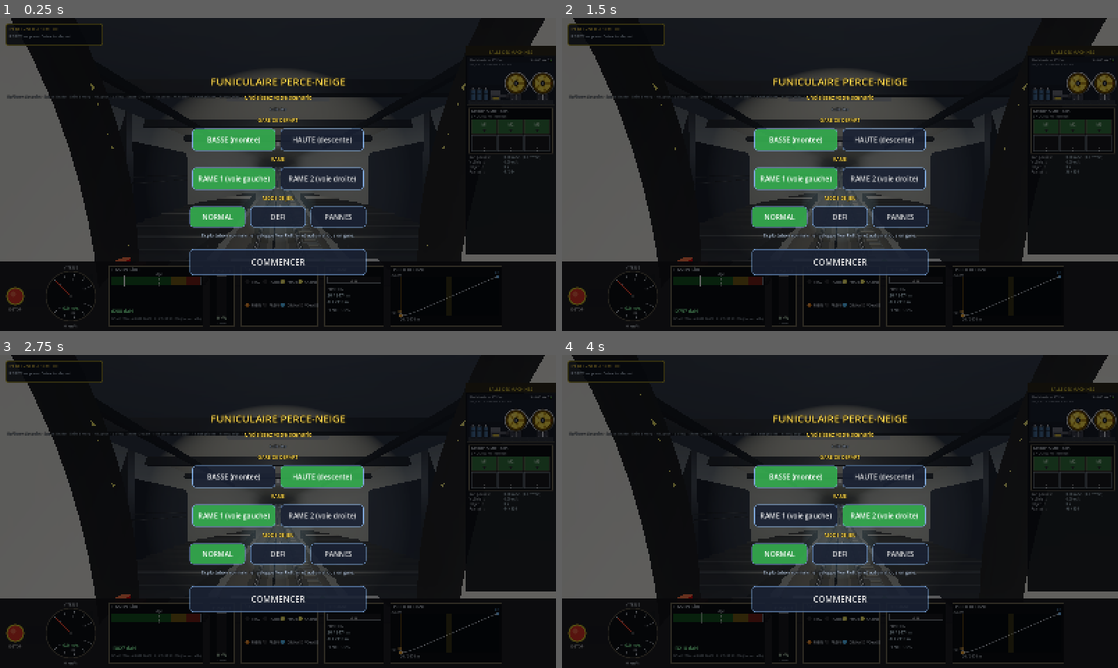
Above: before the commit, frames 1-4 (two rows, left to right).
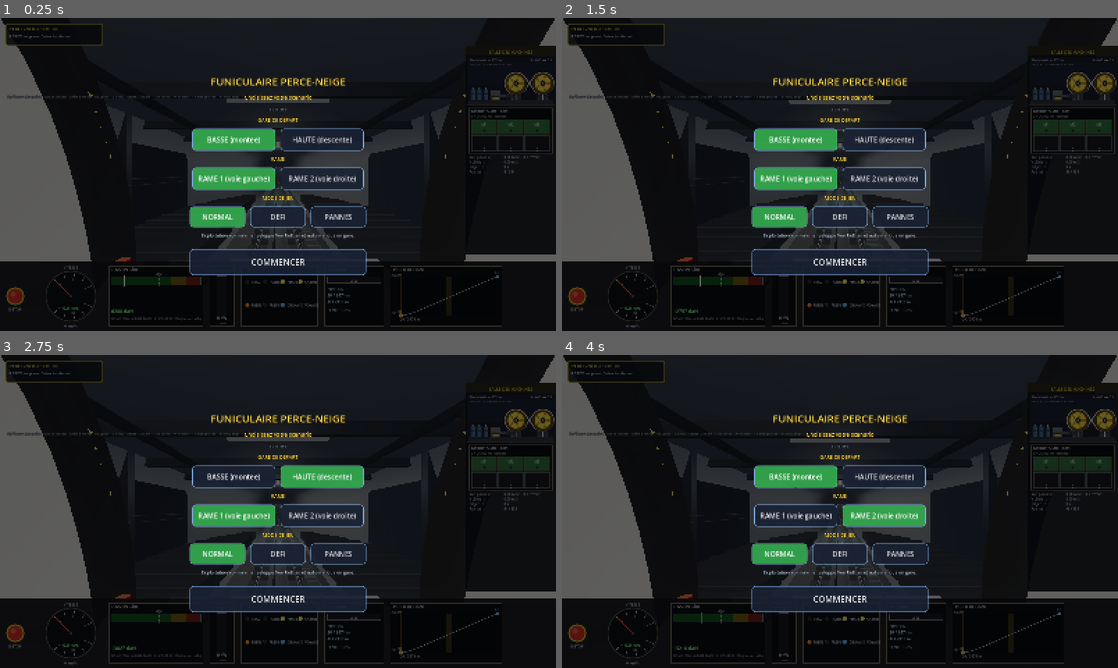
Above: after the commit, the same moments.

Repository: ARP273-ROSE/perce-neige-sim
Game: Godot game, scene res://scenes/main.tscn
Two runs of this game, one before a commit and one after it. Both use one fixed random seed, a clock stepped at 60 frames per second and the inputs below. Sound files missing from this copy of the repository are replaced by a short silence.
Inputs:
- Up to frame 1 (0.25 s): no input
- Up to frame 2 (1.5 s): click "NORMAL" at 0.5 s; click "NORMAL" at 1.25 s
- Up to frame 3 (2.75 s): click "BASSE (montee)" at 2 s
- Up to frame 4 (4 s): click "HAUTE (descente)" at 2.75 s; click "RAME 1 (voie gauche)" at 3.5 s

The runs differ from the first frame. In frame 1, 4.5% of the frame differs, in the area x 0-100%, y 0-78%; in frame 2, 4.8%; in frame 3, 4.5%; in frame 4, 4.4%.

Commit message:
v1.15.38 — rame sans tremblement, phares sans éblouissement
- Trajectoire : transform_at lit une B-spline cubique uniforme (nœuds tous
  les 1 m, moyennés sur 0,4 m) au lieu de Curve3D.sample_baked, dont les
  points précuits ondulaient de quelques mm : accélération apparente à
  12 m/s 18 → 1,2 m/s², tangage parasite 0,36 → 0,04 °/s.
- Caméra, phares et poste de conduite portés par la voiture de tête (la
  caméra bougeait de 39 cm par rapport à la caisse dans les courbes).
- Phare avant : énergie 14 → 5, cône 38 → 32°, faisceau homogène,
  atténuation 0,8, braqué 6° vers la voie ; centre de l'image −65 %.
- Salle des machines : angle des roues et phase du câble ramenés dans leur
  période (précision des flottants 32 bits au ralenti) ; lancer de rayon de
  la caméra refait seulement si la vue bouge (4,7 → 3,2 ms par image).
- Outils : shot_phares.gd, tests/web_vue_machines.py ; banc salle des
  machines : phase et angle bornés.

Diff:
--- a/godot_project/bench_salle_machines_3d.gd
+++ b/godot_project/bench_salle_machines_3d.gd
@@ -211,8 +211,18 @@
 	var ph0: float = float(mr._cable_mat.get_shader_parameter("cable_phase"))
 	mr.update_rotation(2.0, 0.25)
 	var ph1: float = float(mr._cable_mat.get_shader_parameter("cable_phase"))
-	ok = _check("câble de la salle animé", absf(ph1 - ph0 - 0.5) < 1e-4,
-		"phase %.3f → %.3f pour 2 m/s × 0,25 s" % [ph0, ph1]) and ok
+	var dph: float = fposmod(ph1 - ph0 - 0.5 + 0.01, MachineRoomBuilder.CABLE_STRAND_PITCH) - 0.01
+	ok = _check("câble de la salle animé", absf(dph) < 1e-4,
+		"phase %.3f → %.3f pour 2 m/s × 0,25 s (modulo le pas %.2f m)" % [ph0, ph1,
+			MachineRoomBuilder.CABLE_STRAND_PITCH]) and ok
+	# angle et phase restent dans une période après des heures de marche
+	# (précision des flottants 32 bits envoyés au GPU, retour du 01/10)
+	for k in range(20000):
+		mr.update_rotation(12.0, 1.0 / 60.0)
+	var ph2: float = float(mr._cable_mat.get_shader_parameter("cable_phase"))
+	ok = _check("angle et phase bornés", absf(mr._angle) <= PI and ph2 >= 0.0
+		and ph2 < MachineRoomBuilder.CABLE_STRAND_PITCH,
+		"après 4 km : angle %.3f rad, phase %.3f m" % [mr._angle, ph2]) and ok
 	# sens de rotation selon la rame et le sens de marche (retour du 30/09) :
 	# la roue aval tourne sommet vers la salle (v_rame1 > 0) quand la rame 1
 	# monte, que l'on conduise la rame 1 (qui monte) ou la rame 2 (qui descend)
--- a/godot_project/scripts/cabin.gd
+++ b/godot_project/scripts/cabin.gd
@@ -49,6 +49,7 @@
 var _pax_shown: Array = []      # par voiture : nombre affiché
 var _head_glow: float = 0.0     # phares halogènes : 0 éteint → 1 plein feu
 var _head_mat: StandardMaterial3D = null
+var head_energy: float = 5.0    # énergie du phare avant à plein feu (14 avant le 01/10)
 @export var train_number: int = 1
 var _prev_v_for_acc: float = 0.0   # vitesse à la frame précédente pour calcul accel
 
@@ -256,9 +257,6 @@
 
 
 func _build_interior() -> void:
-	interior_root = Node3D.new()
-	interior_root.name = "Interior"
-	add_child(interior_root)
 	var car_len: float = train_length / float(car_count)
 	for idx in range(car_count):
 		var n: Node3D = Node3D.new()
@@ -266,6 +264,15 @@
 		n.position = Vector3(0.0, 0.0, (float(idx) - (car_count - 1) * 0.5) * car_len)
 		add_child(n)
 		_interior_cars.append(n)
+	# Poste de conduite (pupitre, siège, moniteur…) : coordonnées dans le
+	# repère de la rame, mais porté par la VOITURE DE TÊTE, comme la caméra
+	# et la coque (retour du 01/10) — accroché au centre de la rame, il
+	# bougeait par rapport au pare-brise dans les courbes et les changements
+	# de pente.
+	interior_root = Node3D.new()
+	interior_root.name = "Interior"
+	interior_root.position = Vector3(0.0, 0.0, -(_interior_cars[0] as Node3D).position.z)
+	(_interior_cars[0] as Node3D).add_child(interior_root)
 	_build_floor_ceiling()
 	_build_console_pupitre()     # pupitre Von Roll fin (tube horizontal blanc)
 	_build_cockpit_extras()      # coups-de-poing, étiquettes, horloge, panneau latéral
@@ -1245,16 +1252,23 @@
 	headlight_front = SpotLight3D.new()
 	headlight_front.name = "HeadlightFront"
 	headlight_front.position = Vector3(0.0, 0.70, -train_length * 0.5 + 0.3)
-	headlight_front.rotation = Vector3(0.0, 0.0, 0.0)
+	# Retour du 01/10 : « le halo central des phares fait un reflet
+	# aveuglant ». Le phare (énergie 14, cône de 38° centré sur l'axe,
+	# atténuation 0,4 : presque aucune perte avec la distance) surexposait
+	# le fond du tunnel pile au point de fuite. Réglé sur captures (vue
+	# cabine à 1 300 m, shot_phares.gd) : énergie 5, faisceau plus homogène
+	# (1,8), atténuation 0,8, cône 32°, braqué 6° vers la voie comme un vrai
+	# phare — luminance au centre de l'image −65 %, la voie reste éclairée.
+	headlight_front.rotation = Vector3(deg_to_rad(-6.0), 0.0, 0.0)
 	headlight_front.light_color = Color(1.0, 0.95, 0.80)
-	headlight_front.light_energy = 14.0
+	headlight_front.light_energy = head_energy
 	headlight_front.spot_range = 280.0
-	headlight_front.spot_angle = 38.0
-	headlight_front.spot_angle_attenuation = 0.5
-	headlight_front.spot_attenuation = 0.4
+	headlight_front.spot_angle = 32.0
+	headlight_front.spot_angle_attenuation = 1.8
+	headlight_front.spot_attenuation = 0.8
 	headlight_front.shadow_enabled = false
 	headlight_front.visible = true  # allumés par défaut
-	add_child(headlight_front)
+	_attach_to_front_car(headlight_front, headlight_front.position)
 
 	# Phares arrière (positon = +Z, look toward +Z)
 	headlight_rear = SpotLight3D.new()
@@ -1267,7 +1281,7 @@
 	headlight_rear.spot_angle = 45.0
 	headlight_rear.shadow_enabled = false
 	headlight_rear.visible = true
-	add_child(headlight_rear)
+	_attach_to_car(headlight_rear, car_count - 1, headlight_rear.position)
 
 	# Lumière cabine intérieure (ambient jaune chaud)
 	interior_light = OmniLight3D.new()
@@ -1279,6 +1293,24 @@
 	interior_light.shadow_enabled = false
 	interior_light.visible = true
 	add_child(interior_light)
+
+
+## Accroche `n` à la voiture `idx` (repère intérieur, qui suit la caisse
+## posée sur ses deux bogies), `pos_rame` étant donné dans le repère de la
+## rame entière. Sans intérieur (rame d'en face), reste sur la rame.
+func _attach_to_car(n: Node3D, idx: int, pos_rame: Vector3) -> void:
+	if idx < 0 or idx >= _interior_cars.size():
+		n.position = pos_rame
+		add_child(n)
+		return
+	var car_len: float = train_length / float(car_count)
+	var z_c: float = (float(idx) - (car_count - 1) * 0.5) * car_len
+	n.position = pos_rame - Vector3(0.0, 0.0, z_c)
+	(_interior_cars[idx] as Node3D).add_child(n)
+
+
+func _attach_to_front_car(n: Node3D, pos_rame: Vector3) -> void:
+	_attach_to_car(n, 0, pos_rame)
 
 
 func _build_camera() -> void:
@@ -1296,9 +1328,12 @@
 	# encore à 2,1 m de la vitre. Le vrai conducteur est à ~1 m : caméra à
 	# 1,1 m du nez, pupitre 0,65 m devant, champ vertical 70° (la vitre de
 	# 1,64 × 1,8 m couvre ±37° en largeur, tout le champ en hauteur).
-	camera_fpv.position = Vector3(0.0, 0.85, -train_length * 0.5 + 1.1)
-	camera_fpv.rotation = Vector3(0.0, 0.0, 0.0)
-	add_child(camera_fpv)
+	# Portée par la VOITURE DE TÊTE (retour du 01/10 : « tremblements de la
+	# rame ») : accrochée au centre de la rame, elle suivait la tangente
+	# prise 15 m en arrière et se déplaçait par rapport au pupitre (jusqu'à
+	# 39 cm en travers dans les courbes, 9 cm en hauteur) ; tout écart
+	# d'orientation était multiplié par ce bras de levier.
+	_attach_to_front_car(camera_fpv, Vector3(0.0, 0.85, -train_length * 0.5 + 1.1))
 
 	# Caméra extérieure — VRAIE orbitale autour de la rame (retour d'essai
 	# 2026-07-24 : « cette vue est fixe ») : yaw/pitch/distance pilotés au
@@ -1532,7 +1567,7 @@
 	_head_mat.emission_energy_multiplier = 5.0 * g * g + 0.4 * g
 	_head_mat.albedo_color = Color(0.10, 0.10, 0.11).lerp(Color(1.0, 0.96, 0.85), g)
 	if headlight_front != null:
-		headlight_front.light_energy = 14.0 * g * g
+		headlight_front.light_energy = head_energy * g * g
 		headlight_front.visible = g > 0.01
 
 
--- a/godot_project/scripts/machine_room_builder.gd
+++ b/godot_project/scripts/machine_room_builder.gd
@@ -93,6 +93,9 @@
 var _spin_b: Node3D = null
 var _angle: float = 0.0
 var _cable_phase: float = 0.0
+# pas du toronnage dans cable_shader.gdshader (strand_pitch) : le motif du
+# câble se répète à l'identique tous les CABLE_STRAND_PITCH mètres
+const CABLE_STRAND_PITCH: float = 0.45
 var _cable_mat: ShaderMaterial = null
 var _mats: Dictionary = {}
 
@@ -889,10 +892,17 @@
 		return
 	# rotation autour de +x : un angle positif amène le sommet vers −s ; la
 	# roue aval tourne sommet vers la salle quand le brin gauche y entre.
-	_angle -= v_cable / R * delta
+	# Angle et phase RAMENÉS dans une période (retour du 01/10 : « au
+	# ralenti à l'arrivée, la rotation n'est pas complètement fluide ») :
+	# accumulés sans fin (≈ 1 700 rad et 3,5 km par trajet), ils passaient
+	# au processeur graphique en flottants 32 bits, dont le pas vaut
+	# 2,4·10⁻⁴ rad à 3 000 rad — 15 % du pas d'une image à 0,2 m/s — et les
+	# torons du câble sautillaient de même. Une période entière ne change
+	# rien à l'image : 2π pour les roues, le pas du toronnage pour le câble.
+	_angle = wrapf(_angle - v_cable / R * delta, -PI, PI)
 	# le câble défile au même pas que la jante (brin de la rame 1 vers la
 	# roue aval quand v_cable > 0) — il avait l'air figé (retour du 30/09)
-	_cable_phase += v_cable * delta
+	_cable_phase = fposmod(_cable_phase + v_cable * delta, CABLE_STRAND_PITCH)
 	if _cable_mat != null:
 		_cable_mat.set_shader_parameter("cable_phase", _cable_phase)
 	var base_a: Transform3D = _local_xf(_spin_a.get_meta("x", 0.0), A_Y, A_S)
--- a/godot_project/scripts/machine_room_camera.gd
+++ b/godot_project/scripts/machine_room_camera.gd
@@ -63,13 +63,30 @@
 
 
 func _process(_delta: float) -> void:
+	if current and not _was_current:
+		_last_key = []      # retour dans la vue : l'écorché a été réinitialisé
+	_was_current = current
 	if current:
 		_update()
+
+
+var _was_current: bool = false
+
+
+# Réglage de la dernière position calculée : le lancer de rayon (jusqu'à
+# 500 pas) et l'écorché ne sont refaits que si la vue a bougé — avant, ils
+# tournaient à chaque image, même caméra immobile (retour du 01/10 :
+# rotation des roues pas tout à fait régulière en vue salle des machines).
+var _last_key: Array = []
 
 
 func _update() -> void:
 	if room == null or not is_inside_tree():
 		return
+	var key: Array = [yaw, pitch, dist, pan, pan_y, room.frame()]
+	if key == _last_key:
+		return
+	_last_key = key
 	var f: Transform3D = room.frame()
 	# repère horizontal de la gare amont : axe de la voie à plat, verticale vraie
 	var fwd: Vector3 = -f.basis.z
--- a/godot_project/scripts/tunnel_builder.gd
+++ b/godot_project/scripts/tunnel_builder.gd
@@ -46,6 +46,11 @@
 var path_points: Array = []                  # Vector3[] — positions monde
 var path_tangents: Array = []                # Vector3[] — direction locale
 var path_curve: Curve3D = null               # spline Catmull-Rom pour sampling smooth
+# Trajectoire lissée (retour du 01/10/2026 : « tremblements excessifs de la
+# rame quand elle roule ») : positions de la courbe tous les SMOOTH_H mètres,
+# relues par une B-spline cubique uniforme (C2) — cf. transform_at.
+const SMOOTH_H: float = 1.0
+var _smooth_nodes: PackedVector3Array = PackedVector3Array()
 
 # Matériau béton partagé par TOUTES les sections de paroi — mémorisé pour
 # pouvoir le rendre translucide en vue extérieure (voir set_wall_see_through).
@@ -97,6 +102,7 @@
 	path_points = SlopeProfile.build_path_points(ring_spacing)
 	_compute_tangents()
 	_build_curve3d()
+	_build_smooth_path()
 
 	# Matériau de la paroi — CULL_DISABLED pour voir l'intérieur quel que
 	# soit le winding des triangles.
@@ -757,26 +763,35 @@
 # ---------------------------------------------------------------------------
 
 func transform_at(s: float) -> Transform3D:
-	# Position smooth via Curve3D.sample_baked(cubic=true) — la Curve3D est
-	# construite avec les tangentes Catmull-Rom explicites dans _build_curve3d(),
-	# ce qui suffit à éliminer le tressautement (la spline devient vraiment C1).
-	# Orientation reconstruite manuellement (convention basis.z = -tangent) —
-	# sample_baked_with_rotation() retournait une basis incompatible avec
-	# la convention forward=-Z du reste du code.
+	# Position et tangente lues sur la B-spline cubique uniforme de
+	# _build_smooth_path (C2 : vitesse et accélération continues).
+	#
+	# Avant (jusqu'à la 1.15.37) : Curve3D.sample_baked(cubic) directement.
+	# Ses points précuits (tous les 0,5 m, espacement retouché à chaque
+	# segment) laissaient une ondulation de quelques millimètres : mesurée
+	# image par image à 12 m/s, l'accélération de la trajectoire valait
+	# 18 m/s² en médiane au lieu de ~0,1 (v²/R), avec des pics de tangage
+	# entre 14 et 30 Hz. La caméra, à 15 m du point de référence, amplifiait
+	# le tangage : la rame « tremblait » en roulant.
 	s = clampf(s, 0.0, PNConstants.LENGTH)
-	var baked_len: float = path_curve.get_baked_length() if path_curve else 0.0
-	if baked_len <= 0.0:
+	if _smooth_nodes.size() < 4:
 		return Transform3D.IDENTITY
-	var path_len: float = PNConstants.LENGTH
-	var offset: float = s / path_len * baked_len
-
-	var pos: Vector3 = path_curve.sample_baked(offset, true)
-	# Tangente par finite-difference sur la courbe baked (maintenant smooth grâce
-	# aux Catmull-Rom tangents set explicitement via add_point(p, in, out))
-	var eps: float = minf(0.5, baked_len * 0.5 - 0.001)
-	var pos_next: Vector3 = path_curve.sample_baked(minf(offset + eps, baked_len), true)
-	var pos_prev: Vector3 = path_curve.sample_baked(maxf(offset - eps, 0.0), true)
-	var tangent: Vector3 = (pos_next - pos_prev).normalized()
+	var u: float = s / SMOOTH_H + 1.0
+	var i: int = mini(int(u), _smooth_nodes.size() - 3)
+	var t: float = u - float(i)
+	var p1: Vector3 = _smooth_nodes[i]
+	var d0: Vector3 = _smooth_nodes[i - 1] - p1
+	var d2: Vector3 = _smooth_nodes[i + 1] - p1
+	var d3: Vector3 = _smooth_nodes[i + 2] - p1
+	var t2: float = t * t
+	var t3: float = t2 * t
+	var mt: float = 1.0 - t
+	# poids B-spline (somme 6) appliqués aux écarts à p1 : moins d'erreur
+	# d'arrondi qu'avec les coordonnées absolues (~3 km)
+	var pos: Vector3 = p1 + (d0 * (mt * mt * mt) + d2 * (-3.0 * t3 + 3.0 * t2 + 3.0 * t + 1.0)
+		+ d3 * t3) / 6.0
+	var tangent: Vector3 = (d0 * (-mt * mt) + d2 * (-3.0 * t2 + 2.0 * t + 1.0)
+		+ d3 * t2).normalized()
 
 	var world_up: Vector3 = Vector3.UP
 	var right: Vector3 = tangent.cross(world_up).normalized()
@@ -784,7 +799,38 @@
 		right = Vector3.RIGHT
 	var up: Vector3 = right.cross(tangent).normalized()
 
-	var t: Transform3D = Transform3D()
-	t.basis = Basis(right, up, -tangent)  # -tangent car Godot forward = -Z
-	t.origin = pos
-	return t
+	var tf: Transform3D = Transform3D()
+	tf.basis = Basis(right, up, -tangent)  # -tangent car Godot forward = -Z
+	tf.origin = pos
+	return tf
+
+
+## Point de la courbe précuite à l'abscisse s, moyenné sur 0,4 m pour
+## gommer l'ondulation des points précuits (0,5 m).
+func _baked_at(s: float) -> Vector3:
+	var baked_len: float = path_curve.get_baked_length()
+	var acc: Vector3 = Vector3.ZERO
+	for k in range(-2, 3):
+		var off: float = clampf((s + 0.1 * float(k)) / PNConstants.LENGTH * baked_len, 0.0, baked_len)
+		acc += path_curve.sample_baked(off, true)
+	return acc / 5.0
+
+
+## Nœuds de la B-spline : un point tous les SMOOTH_H mètres, plus un nœud
+## prolongé en ligne droite de chaque côté (bouts de ligne).
+func _build_smooth_path() -> void:
+	var L: float = PNConstants.LENGTH
+	var n: int = int(ceil(L / SMOOTH_H))
+	var a: Vector3 = path_curve.sample_baked(0.0, true)
+	var ta: Vector3 = (_baked_at(SMOOTH_H) - a).normalized()
+	var b: Vector3 = path_curve.sample_baked(path_curve.get_baked_length(), true)
+	var tb: Vector3 = (b - _baked_at(L - SMOOTH_H)).normalized()
+	_smooth_nodes.resize(n + 4)
+	for j in range(n + 4):
+		var s: float = float(j - 1) * SMOOTH_H
+		if s <= 0.0:
+			_smooth_nodes[j] = a + ta * s
+		elif s >= L:
+			_smooth_nodes[j] = b + tb * (s - L)
+		else:
+			_smooth_nodes[j] = _baked_at(s)
--- /dev/null
+++ b/godot_project/shot_phares.gd
@@ -0,0 +1,55 @@
+# Vue cabine dans le tunnel, phares allumés, pour régler le halo des phares
+# (retour du 01/10 : « reflet aveuglant »).
+#   xvfb-run godot --path godot_project --rendering-driver opengl3 \
+#     --resolution 1376x1032 -s shot_phares.gd -- --mode=normal [s=600] préfixe
+extends SceneTree
+
+var _main: Node = null
+var _f: int = 0
+var _prefix: String = "/tmp/phares"
+var _s: float = 600.0
+var _sans_glow: bool = false
+var _params: PackedStringArray = []   # p=énergie,angle,att_cône,att_distance[,inclinaison °]
+
+
+func _initialize() -> void:
+	for a in OS.get_cmdline_user_args():
+		if a.begins_with("s="):
+			_s = float(a.substr(2))
+		elif a == "sans-glow":
+			_sans_glow = true
+		elif a.begins_with("p="):
+			_params = a.substr(2).split(",")
+		elif not a.begins_with("--"):
+			_prefix = a
+	_main = load("res://scenes/main.tscn").instantiate()
+	get_root().add_child(_main)
+	process_frame.connect(_tick)
+
+
+func _tick() -> void:
+	_f += 1
+	var ph = _main.get("physics")
+	if ph == null:
+		return
+	if _f == 5:
+		ph.s = _s
+		ph.s_prev_step = _s
+		ph.lights_head = true
+		var cab = _main.get("cabin")
+		if _sans_glow:
+			(_main.get_node("WorldEnvironment") as WorldEnvironment).environment.glow_enabled = false
+		if _params.size() >= 4:
+			cab.head_energy = float(_params[0])
+			cab.headlight_front.spot_angle = float(_params[1])
+			cab.headlight_front.spot_angle_attenuation = float(_params[2])
+			cab.headlight_front.spot_attenuation = float(_params[3])
+			if _params.size() == 5:
+				cab.headlight_front.rotation.x = deg_to_rad(float(_params[4]))
+	if _f == 6 and _main.get("hud") != null:
+		_main.get("hud").visible = false
+	if _f == 90:
+		get_root().get_texture().get_image().save_png("%s_s%d%s.png" % [_prefix, int(_s),
+			(("_" + "_".join(_params)) if _params.size() >= 4 else "") + ("_sansglow" if _sans_glow else "")])
+		print("capture s=", _s)
+		quit(0)
Not shown, added: godot_project/shot_phares.gd.uid
Not shown, changed: CHANGELOG.md
Not shown, changed: VERSION
Not shown, added: tests/web_vue_machines.py
